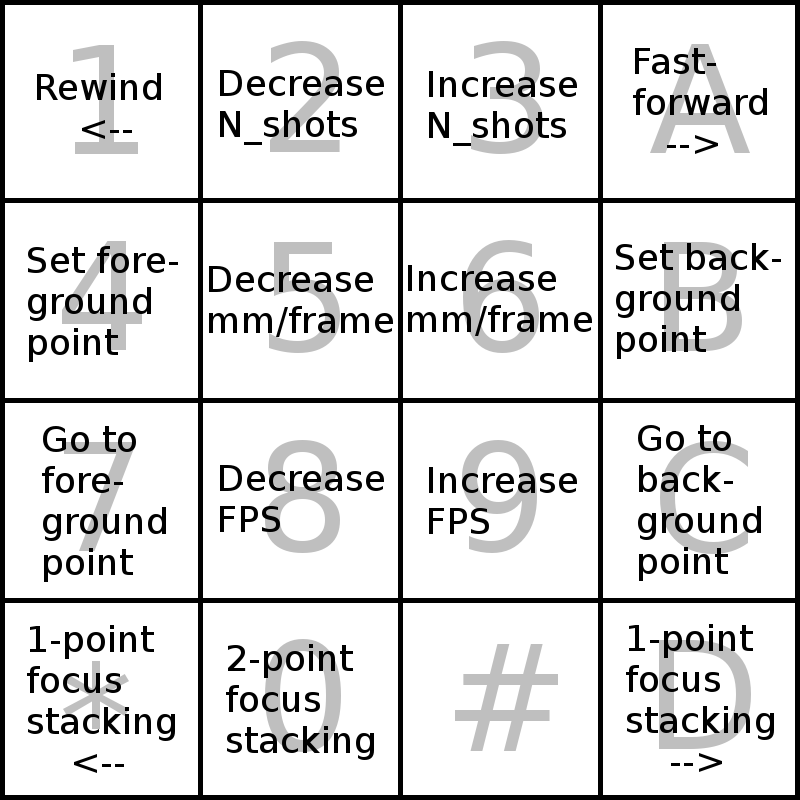
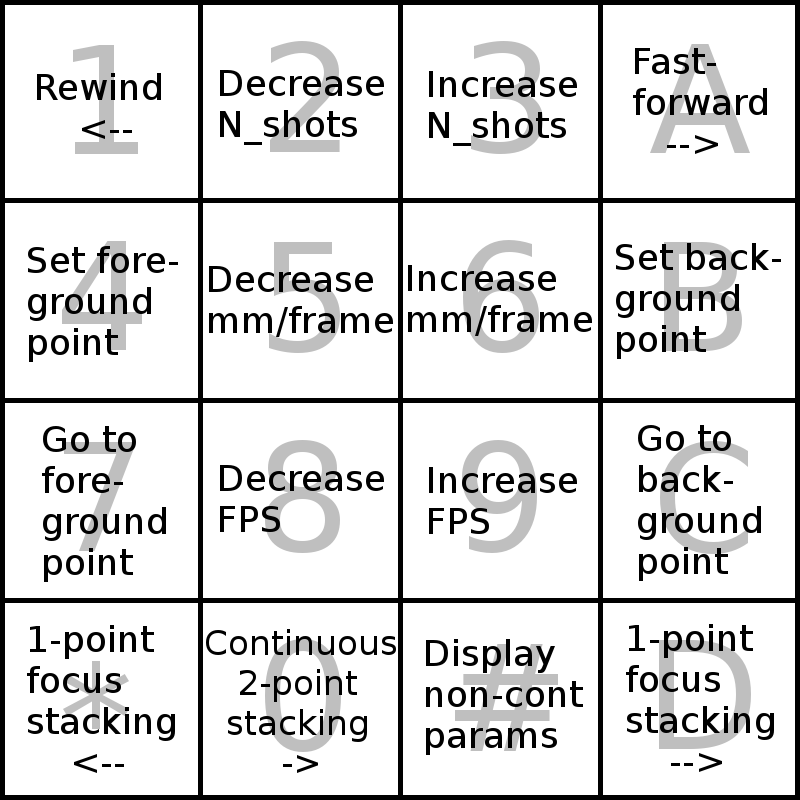
Comparing the layer stacks of the two 800 × 800 images. Changes:
added layer "Display ..." above "Continuous ..." over [426, 639, 583, 755]
added layer "Continuous ..." above "Rewind ..." over [206, 629, 396, 773]
painted on "Rewind ..." over [226, 644, 374, 760]
